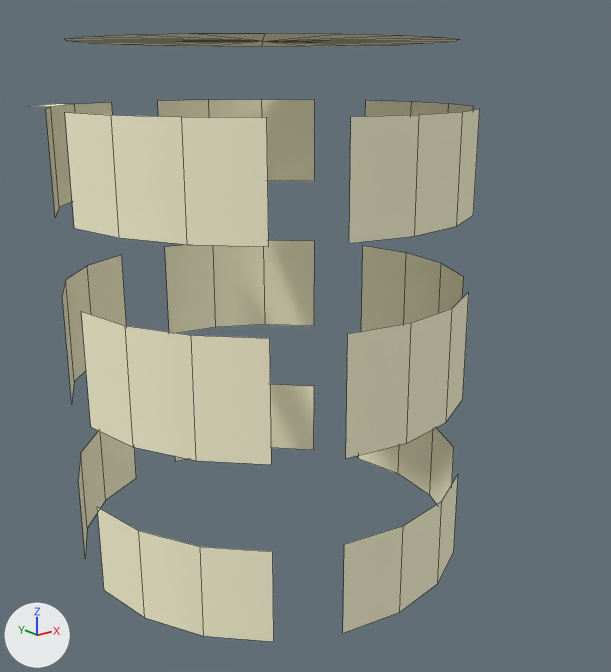
The OBJ model ProyectoFinal/ProyectoFinal/Models/Merry/lounge/lampara.obj as it was, and as the next commit left it.
The view is the same before and after, from a camera (50 mm lens) standing at (-0.679, -2.697, 1.276) and looking at (-0.37, -2.311, 1.121). The lights are fixed; the arrows at lower left show +X, +Y and +Z. Mesh edges are drawn as thin lines. Where no turn or scale is listed for an object, it has been applied to the vertices.

Before the edit, the objects in view are built like this:
```python
me_lampara = bpy.data.meshes.new('lampara')
me_lampara.from_pydata(...)  # 143 vertices, 66 faces; spans x -0.513..-0.288, y -2.429..-2.198, z 1.004..1.291
me_lampara.materials.append(mat_lambert14sg)  # picture img_lampara_jpg
ob_lampara = bpy.data.objects.new('lampara', me_lampara)
ob_lampara.location = (0.0, 0.0, 0.0)
```
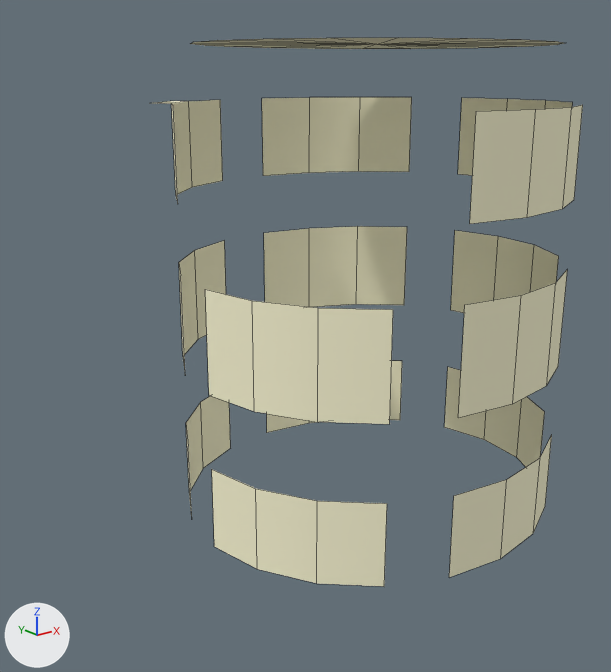
Pixel boxes [x1, y1, x2, y2] of what changed, in the pictures (611 x 672 px; the box of a moved part takes in the faces that stretch with it):
'lampara', reshaped (10% shorter): before [35, 33, 480, 642]; after [157, 38, 583, 586]
part 1 of me_lampara, moved or reshaped: before [361, 246, 464, 331]; after [451, 230, 559, 313]
part 2 of me_lampara, moved or reshaped: before [175, 384, 314, 461]; after [267, 361, 402, 433]
part 3 of me_lampara, moved or reshaped: before [358, 428, 454, 504]; after [445, 367, 545, 467]
part 4 of me_lampara, moved or reshaped: before [35, 102, 112, 217]; after [157, 100, 223, 204]
part 5 of me_lampara, moved or reshaped: before [97, 507, 274, 642]; after [212, 469, 387, 586]
part 6 of me_lampara, moved or reshaped: before [365, 101, 473, 116]; after [458, 98, 573, 175]
part 7 of me_lampara, moved or reshaped: before [349, 109, 480, 243]; after [470, 105, 583, 224]
part 8 of me_lampara, moved or reshaped: before [65, 33, 459, 47]; after [191, 38, 564, 49]
part 9 of me_lampara, moved or reshaped: before [346, 292, 469, 458]; after [458, 270, 567, 418]
part 10 of me_lampara, moved or reshaped: before [81, 312, 272, 465]; after [205, 289, 393, 424]
part 11 of me_lampara, moved or reshaped: before [158, 100, 315, 181]; after [262, 97, 412, 176]
part 12 of me_lampara, moved or reshaped: before [343, 475, 458, 633]; after [449, 435, 552, 577]
part 13 of me_lampara, moved or reshaped: before [62, 255, 126, 402]; after [179, 240, 226, 369]
part 14 of me_lampara, moved or reshaped: before [165, 240, 314, 333]; after [264, 226, 407, 307]
part 15 of me_lampara, moved or reshaped: before [78, 431, 136, 557]; after [186, 396, 230, 517]
part 16 of me_lampara, deleted: before [65, 113, 269, 247]

Patch to the scene script:
```diff
--- a/ProyectoFinal/ProyectoFinal/Models/Merry/lounge/lampara.obj.py
+++ b/ProyectoFinal/ProyectoFinal/Models/Merry/lounge/lampara.obj.py
@@ me_lampara @@
 me_lampara.from_pydata(...)  # 143 vertices, 66 faces; spans x -0.513..-0.288, y -2.429..-2.198, z 1.004..1.291
 # used by ob_lampara; location = (0.0, 0.0, 0.0)
+# me_lampara part 1: the loose piece of 8 vertices spanning x -0.309..-0.288, y -2.381..-2.277, z 1.101..1.163 is moved by (0.092, 0.0, 0.0)
+# me_lampara part 2: the loose piece of 8 vertices spanning x -0.401..-0.309, y -2.245..-2.198, z 1.004..1.055 is scaled about its middle by (1.09, 1, 1), then moved by (0.087, 0.0, 0.0)
+# me_lampara part 3: the loose piece of 8 vertices spanning x -0.309..-0.288, y -2.381..-2.277, z 1.004..1.055 is moved by (0.092, 0.0, 0.0)
+# me_lampara part 4: the loose piece of 10 vertices spanning x -0.508..-0.436, y -2.277..-2.203, z 1.204..1.258 is scaled about its middle by (1.09, 1, 1), then moved by (0.076, 0.0, 0.0)
+# me_lampara part 5: the loose piece of 8 vertices spanning x -0.513..-0.467, y -2.407..-2.313, z 1.004..1.055 is scaled about its middle by (1.09, 1, 1), then moved by (0.074, 0.0, 0.0)
+# me_lampara part 6: the loose piece of 8 vertices spanning x -0.309..-0.288, y -2.381..-2.277, z 1.204..1.258 is moved by (0.092, 0.0, 0.0)
+# me_lampara part 7: the loose piece of 8 vertices spanning x -0.436..-0.334, y -2.429..-2.407, z 1.204..1.258 is scaled about its middle by (1.09, 1, 1), then moved by (0.084, 0.0, 0.0)
+# me_lampara part 8: the loose piece of 21 vertices spanning x -0.502..-0.299, y -2.417..-2.209, z 1.291 is scaled about its middle by (1.09, 1, 1), then moved by (0.082, 0.0, 0.0)
+# me_lampara part 9: the loose piece of 8 vertices spanning x -0.436..-0.334, y -2.429..-2.407, z 1.101..1.163 is scaled about its middle by (1.09, 1, 1), then moved by (0.084, 0.0, 0.0)
+# me_lampara part 10: the loose piece of 8 vertices spanning x -0.513..-0.467, y -2.407..-2.313, z 1.101..1.163 is scaled about its middle by (1.09, 1, 1), then moved by (0.074, 0.0, 0.0)
+# me_lampara part 11: the loose piece of 8 vertices spanning x -0.401..-0.309, y -2.245..-2.198, z 1.204..1.258 is scaled about its middle by (1.09, 1, 1), then moved by (0.087, 0.0, 0.0)
+# me_lampara part 12: the loose piece of 8 vertices spanning x -0.436..-0.334, y -2.429..-2.407, z 1.004..1.055 is scaled about its middle by (1.09, 1, 1), then moved by (0.084, 0.0, 0.0)
+# me_lampara part 13: the loose piece of 8 vertices spanning x -0.508..-0.436, y -2.277..-2.203, z 1.101..1.163 is scaled about its middle by (1.09, 1, 1), then moved by (0.076, 0.0, 0.0)
+# me_lampara part 14: the loose piece of 8 vertices spanning x -0.401..-0.309, y -2.245..-2.198, z 1.101..1.163 is scaled about its middle by (1.09, 1, 1), then moved by (0.087, 0.0, 0.0)
+# me_lampara part 15: the loose piece of 8 vertices spanning x -0.508..-0.436, y -2.277..-2.203, z 1.004..1.055 is scaled about its middle by (1.09, 1, 1), then moved by (0.076, 0.0, 0.0)
+# me_lampara part 16: the loose piece of 8 vertices spanning x -0.513..-0.467, y -2.407..-2.313, z 1.204..1.258 is deleted
 me_lampara.materials.append(mat_lambert14sg)
```
